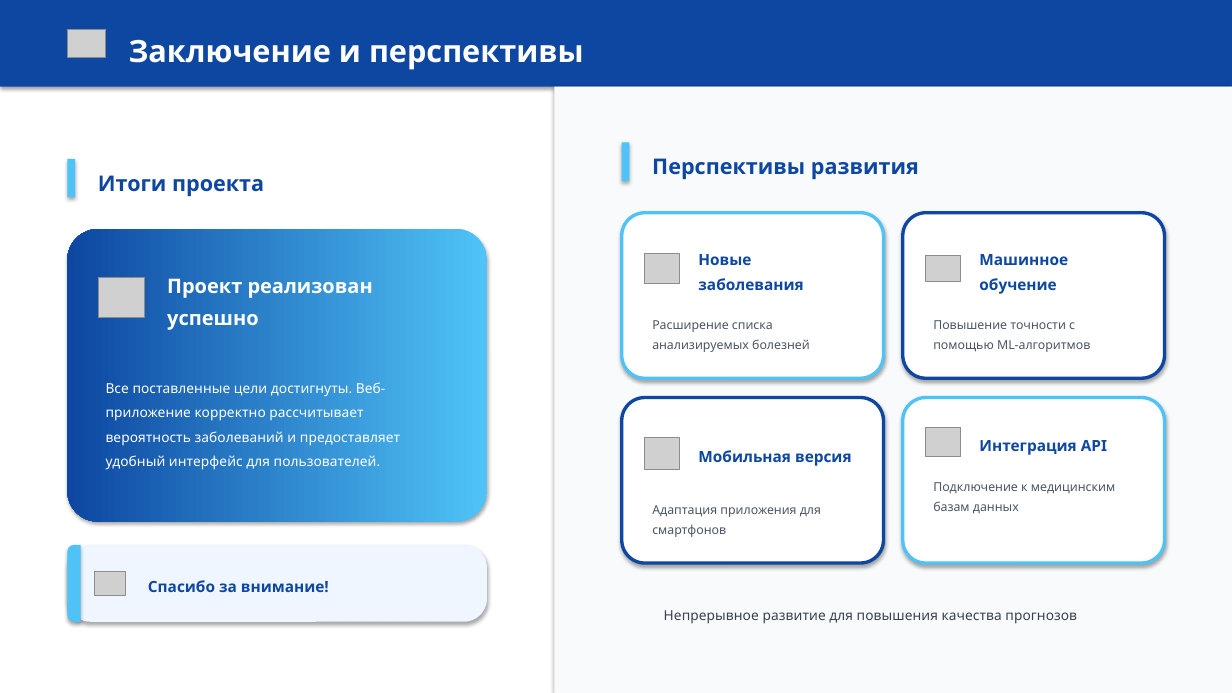
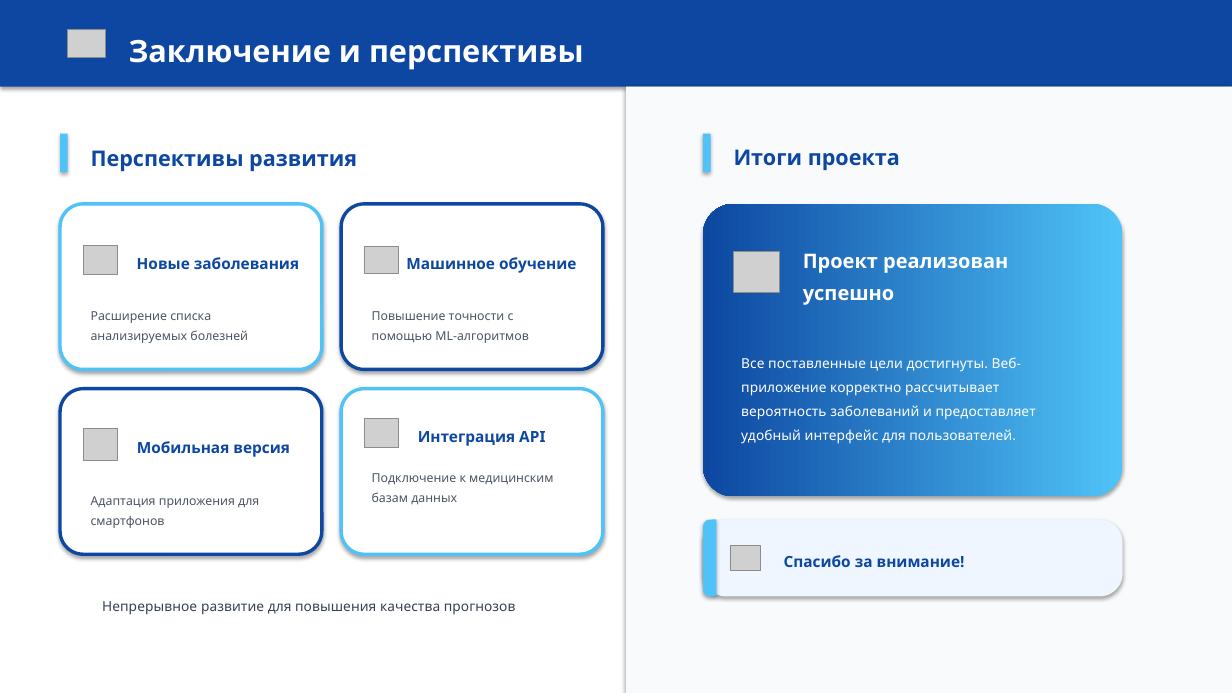
Before and after one commit to TimAlb7/decease_risk, a slide deck: slide 8 of Веб-приложение для оценки риска заболеваний.pptx. Drawn at 1232x693 pixels with LibreOffice and Linux fonts; fonts in the diff are those of the drawing; grey boxes stand for pictures; background and template pictures are left out. Boxes give left, top, right and bottom in pixels: in the first picture for what was removed or moved away, otherwise in the second. Text is boxed around its words. In the diff, an @@ line names an element or a change of style, - is before the commit and + after.

```diff
--- a/Веб-приложение для оценки риска заболеваний.pptx
+++ b/Веб-приложение для оценки риска заболеваний.pptx
@@ rectangle: place and size @@
-rectangle at <box>555,87,1232,693</box>
+rectangle at <box>627,87,1232,693</box>
@@ text "Новые заболевания" rewrapped from <box>698,254,803,290</box> to <box>137,257,299,269</box> @@
@@ text "Машинное обучение" rewrapped from <box>979,254,1068,294</box> to <box>406,257,576,273</box> @@
@@ 8 texts, 4 pictures, 4 rounded rectangles, 1 rectangle: place and size @@
-8 texts, 4 pictures, 4 rounded rectangles, 1 rectangle at <box>622,142,1165,624</box>
+8 texts, 4 pictures, 4 rounded rectangles, 1 rectangle at <box>60,134,603,615</box>
@@ 4 texts, 2 pictures, 2 rounded rectangles, 1 rectangle, 1 round same rect: place and size @@
-4 texts, 2 pictures, 2 rounded rectangles, 1 rectangle, 1 round same rect at <box>67,159,487,622</box>
+4 texts, 2 pictures, 2 rounded rectangles, 1 rectangle, 1 round same rect at <box>703,134,1123,597</box>
```
Also in this commit, not shown: 7 other slides changed.
